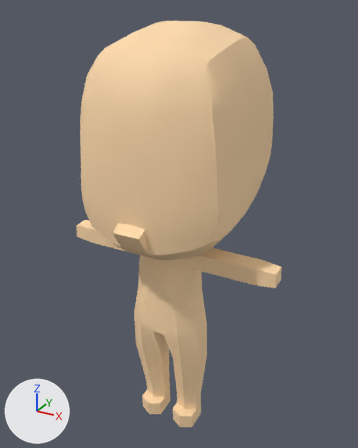
A saved change to the glTF model CounterFall/Tests/Levels/Level7/Body.glb.
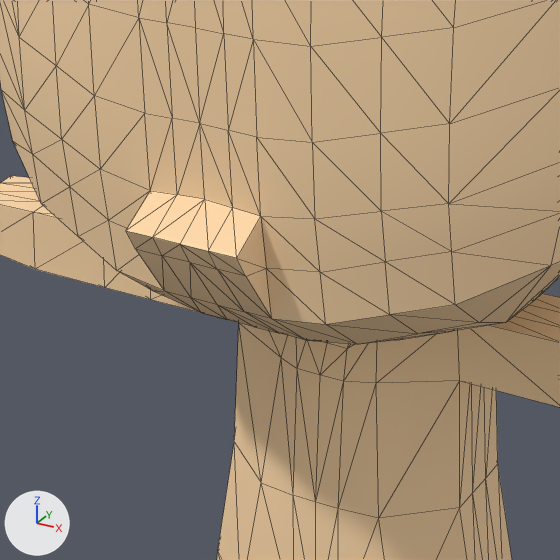
There are two pictures of each version: one whole from a camera (50 mm lens) standing at (0.951, -1.657, 1.878) and looking at (-0.017, 0.103, 0.998), one close up on the part from 23% to 61% of the width and 40% to 70% of the height. Lighting does not change. The marker at lower left points along +X, +Y and +Z. The close-ups show mesh edges as thin lines. Vertices at the same position are counted once.

Objects in the first close-up: 'Body'.
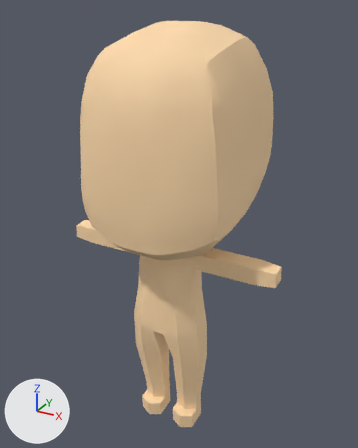
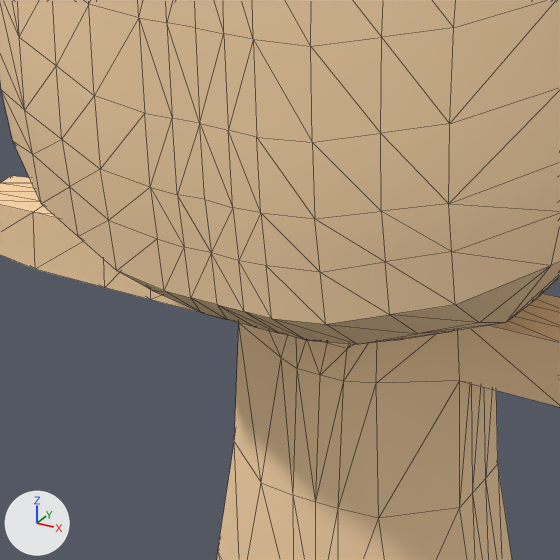
What differs and where, as boxes (x1, y1, x2, y2) in the close-ups (560 x 560 px):
part 1 of me_cylinder, cut back: before (126, 191, 272, 319); after (150, 187, 272, 319)

What the commit changed:
me_cylinder is used by ob_body; location (0.0, 0.0, 0.0).
me_cylinder had 949 vertices, 1894 faces and spanned x -0.48..0.48, y -0.33..0.48, z 0.02..1.83.
me_cylinder now has 942 vertices, 1880 faces and spans x -0.48..0.48, y -0.29..0.48, z 0.02..1.83.
Part 1, on me_cylinder:
10 vertices are removed from x -0.06..0.06, y -0.33..-0.31, z 1.1..1.12.
30 faces are deleted.
3 vertices are added at (0.03, -0.28, 1.09), (0.0, -0.28, 1.09), (-0.03, -0.28, 1.09).
16 new faces join them.
